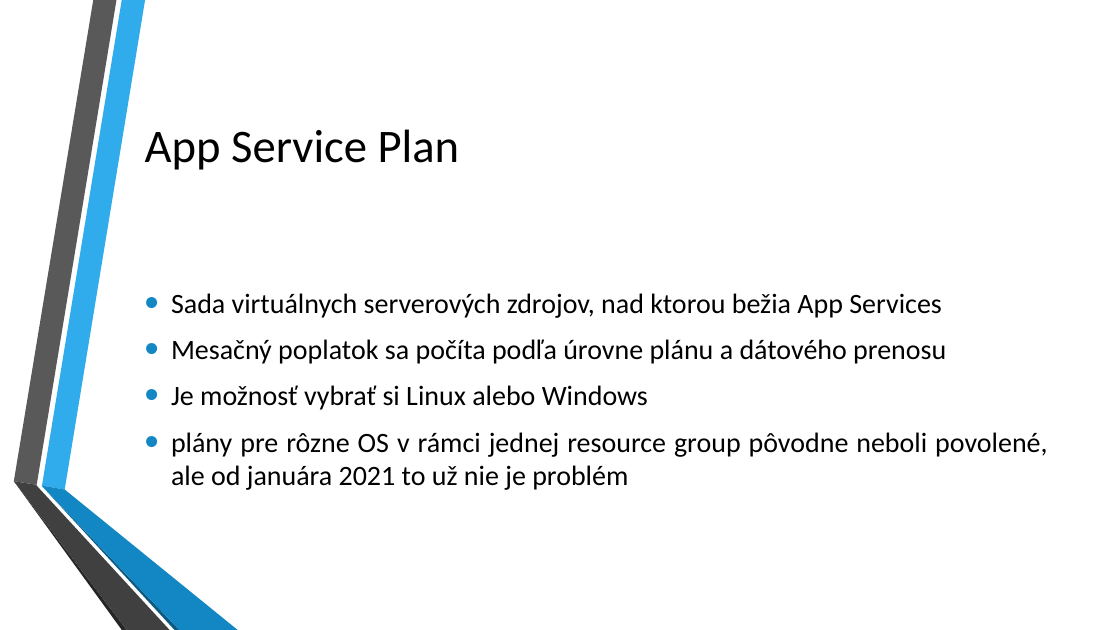
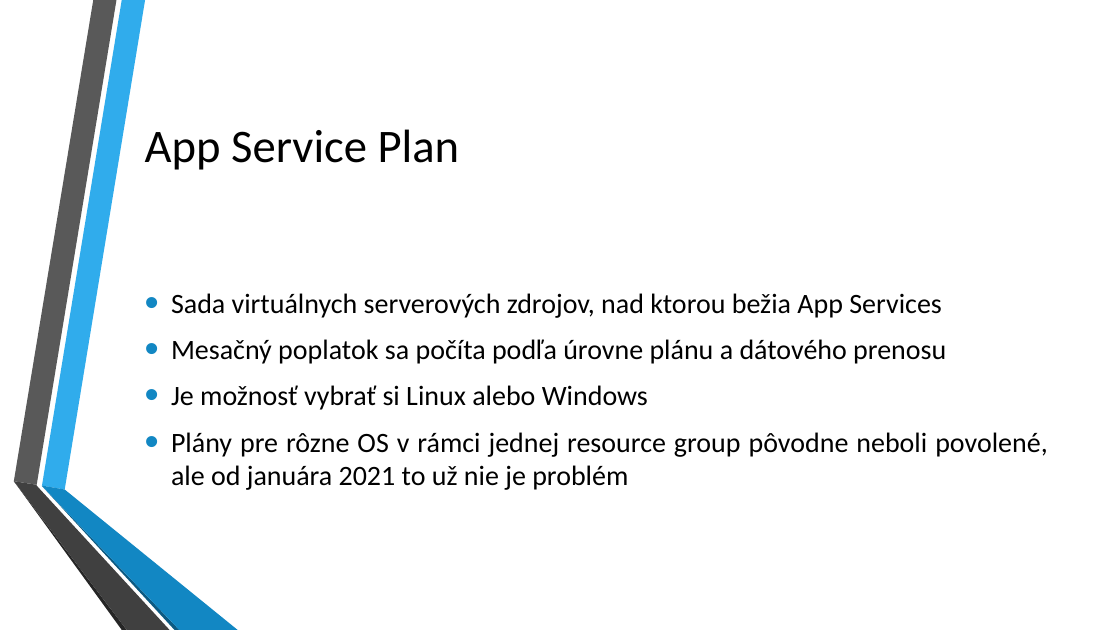
Before and after one commit to kubinko/Azure-Resources-Overview, a slide deck: slide 4 of 03 - App Service/03 - App Service.pptx. Drawn at 1120x630 pixels with LibreOffice and Linux fonts; fonts in the diff are those of the drawing; background and template pictures are left out. Boxes give left, top, right and bottom in pixels: in the first picture for what was removed or moved away, otherwise in the second. Text is boxed around its words. In the diff, an @@ line names an element or a change of style, - is before the commit and + after.

```diff
--- a/03 - App Service/03 - App Service.pptx
+++ b/03 - App Service/03 - App Service.pptx
@@ text at <box>171,432,1047,490</box>: text changed @@
-• plány pre rôzne OS v rámci jednej resource group pôvodne neboli povolené, ale od januára 2021 to už nie je problém
+• Plány pre rôzne OS v rámci jednej resource group pôvodne neboli povolené, ale od januára 2021 to už nie je problém
```
Also in this commit, not shown: 9 other slides changed, 54 other files.
